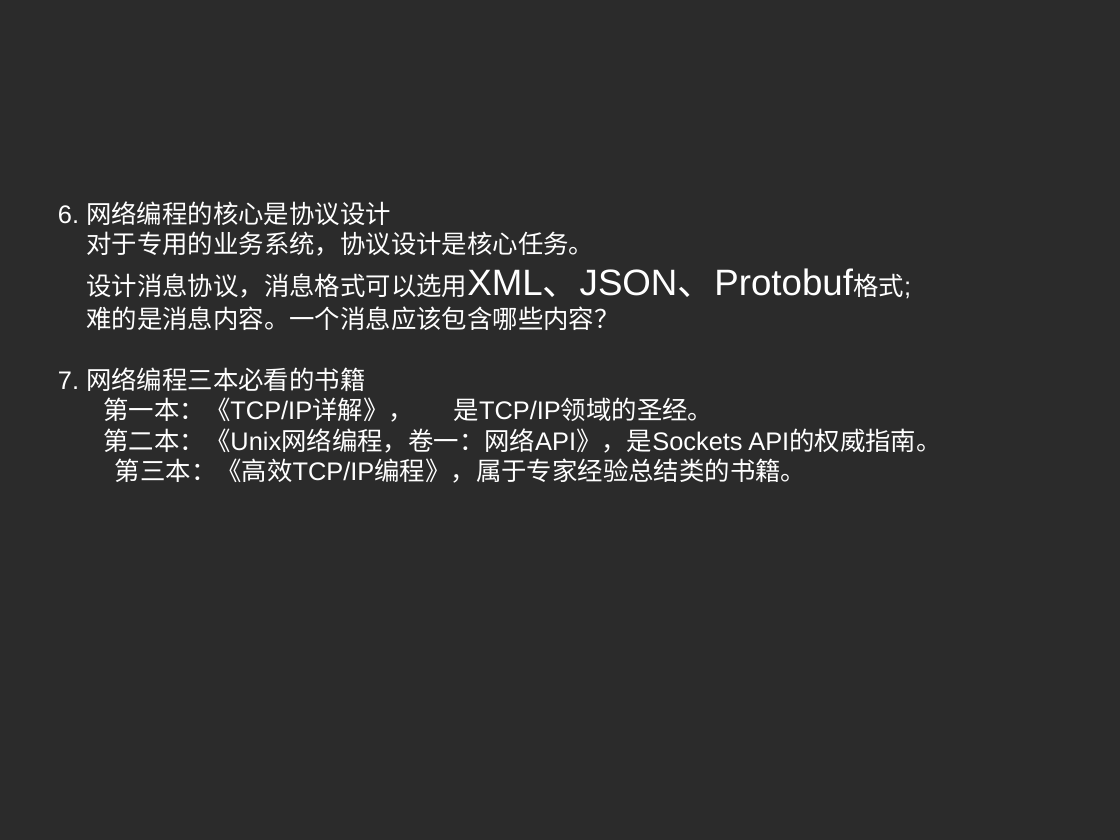
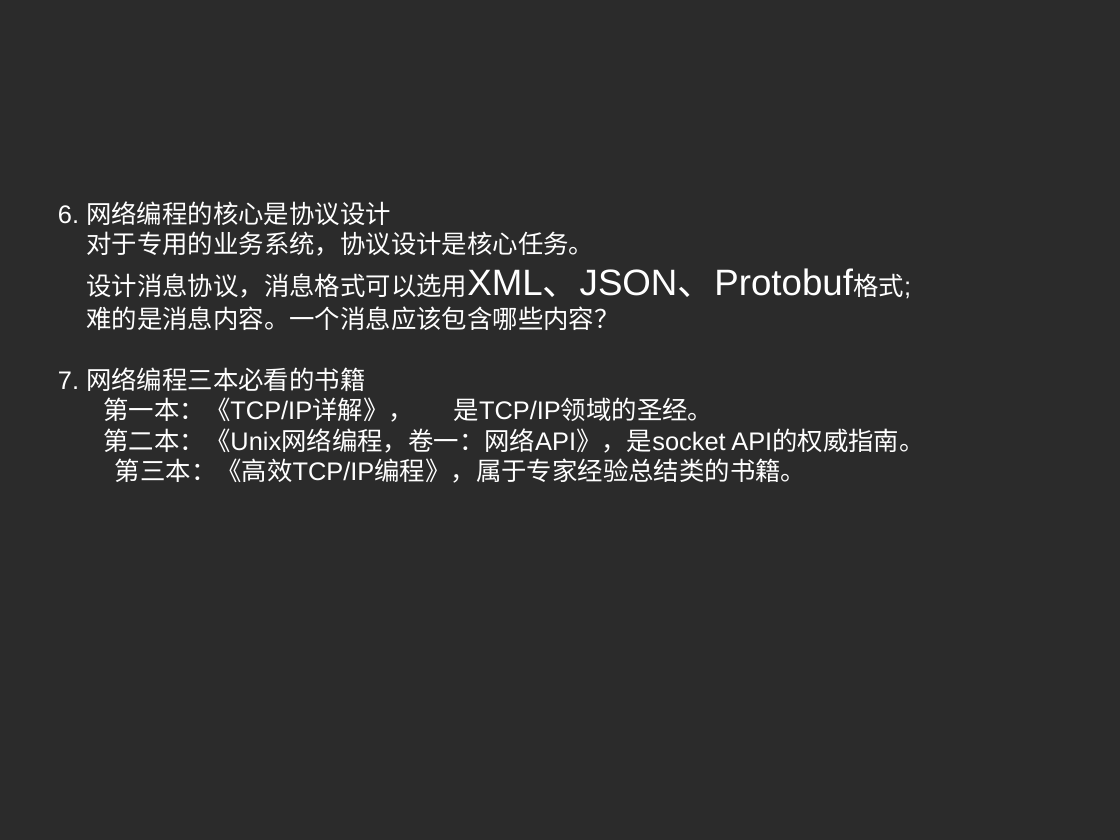
Before and after one commit to zhouhuamin/testmastergit-2018-07, a slide deck: slide 6 of c-network-programming-pptx.pptx. Drawn at 1120x840 pixels with LibreOffice and Linux fonts; fonts in the diff are those of the drawing; background and template pictures are left out; a plain dark background stands for a picture behind light text. Boxes give left, top, right and bottom in pixels: in the first picture for what was removed or moved away, otherwise in the second. Text is boxed around its words. In the diff, an @@ line names an element or a change of style, - is before the commit and + after.

```diff
--- a/c-network-programming-pptx.pptx
+++ b/c-network-programming-pptx.pptx
@@ text at (x1=103, y1=428, x2=924, y2=453): text changed @@
-第二本：《Unix网络编程，卷一：网络API》，是Sockets API的权威指南。
+第二本：《Unix网络编程，卷一：网络API》，是socket API的权威指南。
```
Also in this commit, not shown: 2 other slides changed, 5 slides added, 3 slides removed.
